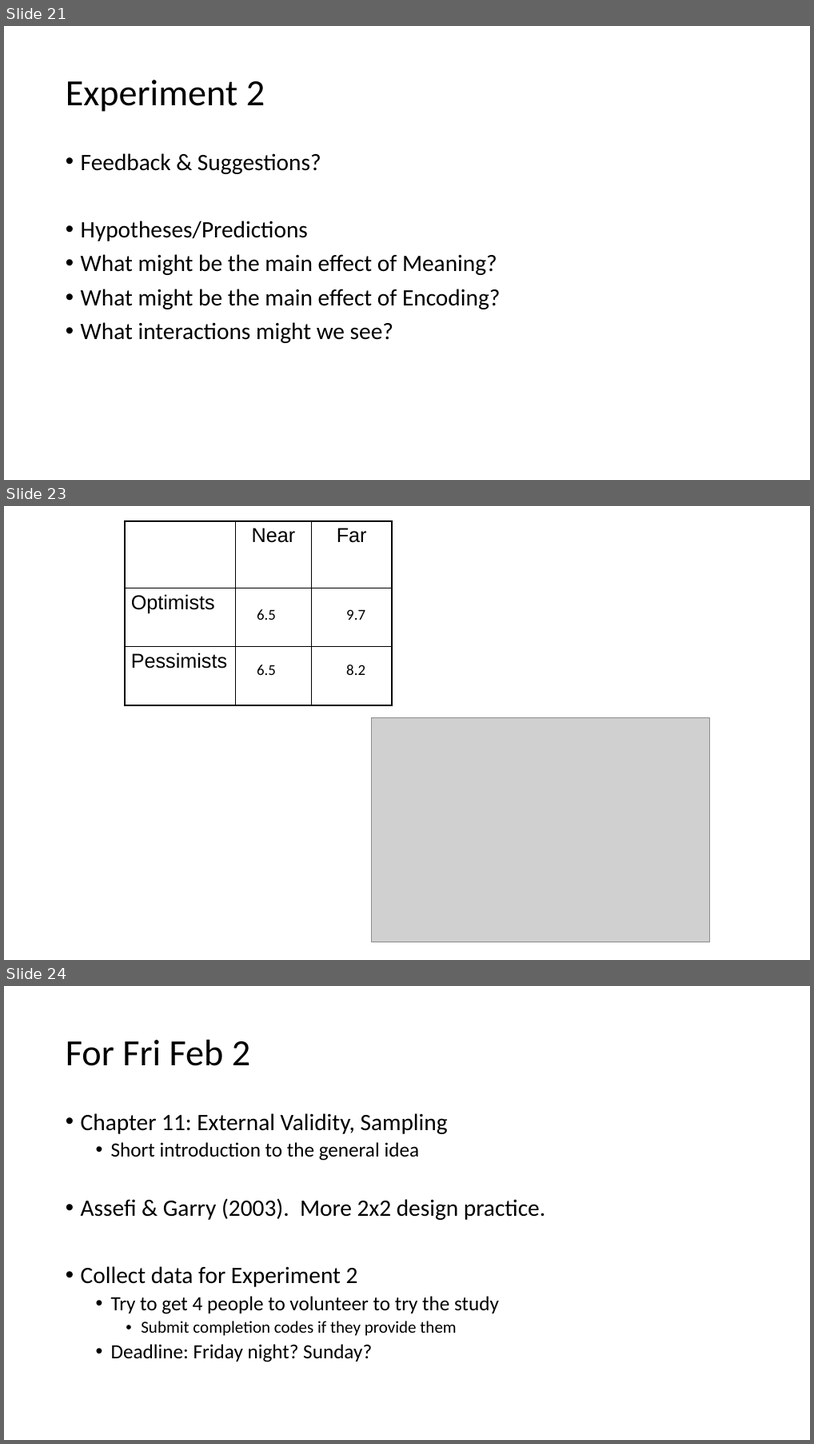
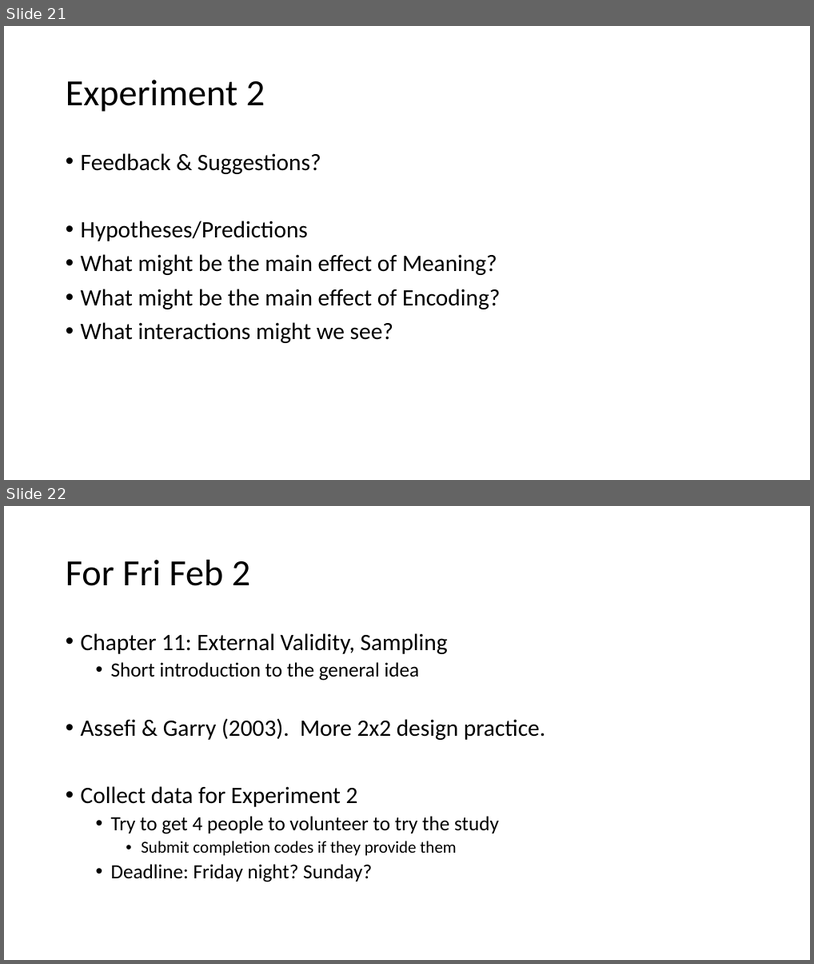
Before and after one commit to preber/Research-Methods, a slide deck: Class Slides 2024/Class 12.pptx. Shown one above the other, each under a label of ours: slides 21, 23 and 24 before the commit, slides 21 and 22 after it; the slides between them are not shown. The pictures are 814x1444 and 814x964 pixels, drawn with LibreOffice and Linux fonts; fonts in the diff are those of the drawing; grey boxes stand for pictures. Boxes give left, top, right and bottom in pixels: in the first picture for what was removed or moved away, otherwise in the second. Text is boxed around its words. In the diff, an @@ line names an element or a change of style, - is before the commit and + after.

```diff
--- a/Class Slides 2024/Class 12.pptx
+++ b/Class Slides 2024/Class 12.pptx
@@ slide 23 removed at (4, 506, 810, 960), background #FFFFFF @@
@@ table removed at (125, 521, 392, 705), 3 rows, 3 columns @@
- | Near | Far
-Optimists |  | 
-Pessimists |  | 
@@ group removed at (257, 609, 366, 675): 4 texts @@
-6.5
-9.7
-6.5
-8.2
@@ picture removed at (372, 718, 710, 941) @@
@@ what was slide 24 is now slide 22 @@
```
Also in this commit, not shown: 1 other slide removed, 2 other files.
